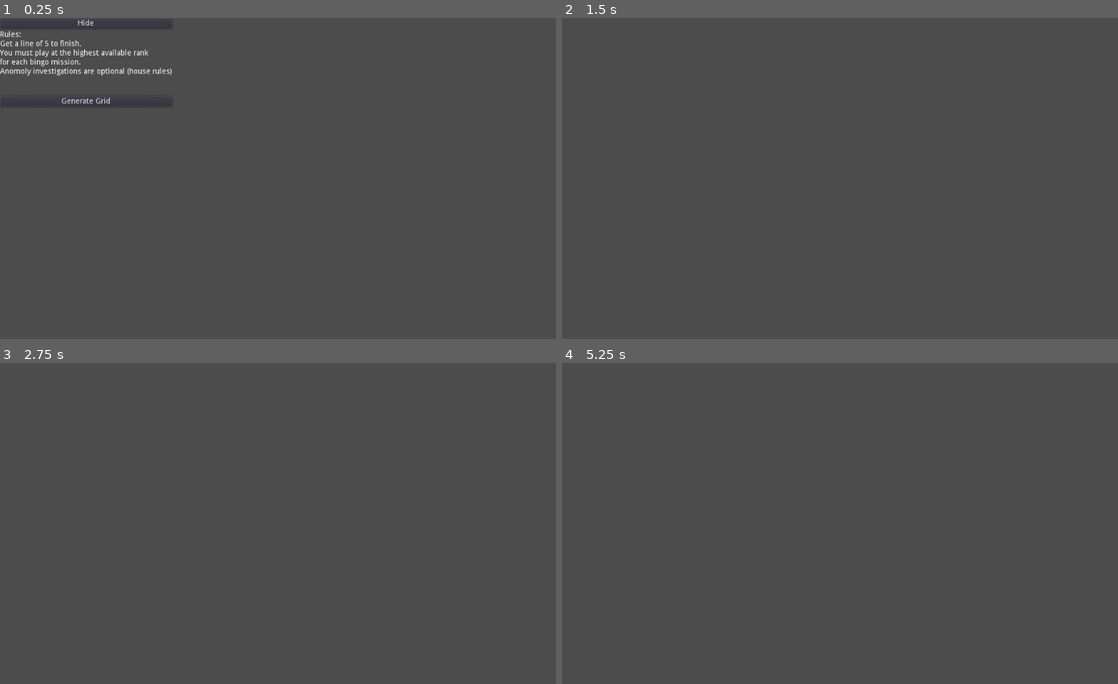
Above: before the commit, frames 1-4 (two rows, left to right).
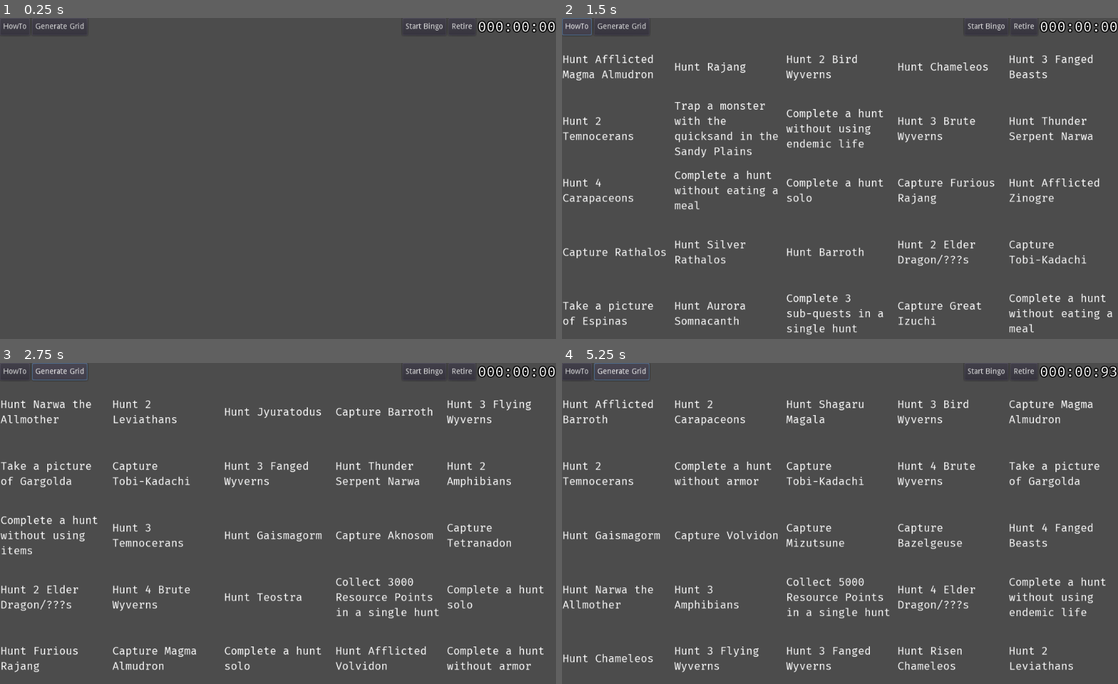
Above: after the commit, the same moments.

Repository: JCasera/MHR-Bingo
Game: Godot game, scene res://Window.tscn
Same seed, same stepped clock (60 frames per second), same inputs: the game is played once before the commit and once after it.
Inputs (mouse positions are in pixels of both pictures, inside the frame that each line leads up to):
- Up to frame 1 (0.25 s): no input
- Up to frame 2 (1.5 s): click (645, 24) at 0.5 s, where only the run before the commit has a clickable "Hide"; click (578, 27) at 1.25 s, where only the run after the commit has a clickable "HowTo"
- Up to frame 3 (2.75 s): click (61, 372) at 2 s, where only the run after the commit has a clickable "Generate Grid"
- Up to frame 4 (5.25 s): click (1023, 372) at 2.75 s, where only the run after the commit has a clickable "Retire"; click (984, 372) at 3.5 s, where only the run after the commit has a clickable "Start Bingo"; click (984, 372) at 4.25 s, where only the run after the commit has a clickable "Start Bingo"; click (623, 372) at 5 s, where only the run after the commit has a clickable "Generate Grid"

The runs differ from the first frame. In frame 1, 1.5% of the frame differs, in the area x 0-100%, y 0-27%; in frame 2, 7.1%, in the area x 0-100%, y 0-99%; in frame 3, 6.5%; in frame 4, 6.6%.

Commit message:
Added timer and moved menu to be a top bar

Diff:
--- /dev/null
+++ b/TimerContainer.gd
@@ -0,0 +1,32 @@
+extends HBoxContainer
+
+onready var clock = $Timer
+
+var timer_on = false
+
+var minutes = 0
+var seconds = 0
+var millies = 0
+
+func _physics_process(delta):
+	if timer_on:
+		millies += delta * 100
+		if millies > 100:
+			millies -= 100
+			seconds += 1
+			if seconds > 59:
+				seconds = 0
+				minutes += 1
+
+	clock.text = str("%03d:%02d:%02d" % [minutes, seconds, millies])
+
+
+func _on_Start_pressed():
+	minutes = 0
+	seconds = 0
+	millies = 0
+	timer_on = true
+
+func _on_Retire_pressed():
+	timer_on = false
+	clock.text = str("000:00:00")
--- a/Window.gd
+++ b/Window.gd
@@ -1,4 +1,4 @@
-extends HBoxContainer
+extends VBoxContainer
 
 onready var board = $Board
 onready var options = $Options
@@ -99,7 +99,10 @@
 	return mission_list[type][pos]
 
 
-func _on_Button_pressed():
+func _on_HowTo_pressed():
+	pass # Replace with function body.
+
+func _on_Generate_pressed():
 	for i in board.get_children():
 		board.remove_child(i)
 
@@ -116,7 +119,3 @@
 		var l = tile.instance()
 		board.add_child(l)
 		l.update_text(mission_text)
-
-
-func _on_Hide_pressed():
-	options.hide()
--- a/Window.tscn
+++ b/Window.tscn
@@ -1,8 +1,16 @@
-[gd_scene load_steps=2 format=2]
+[gd_scene load_steps=5 format=2]
 
 [ext_resource path="res://Window.gd" type="Script" id=1]
+[ext_resource path="res://FiraMono-Regular.ttf" type="DynamicFontData" id=2]
+[ext_resource path="res://TimerContainer.gd" type="Script" id=3]
 
-[node name="Window" type="HBoxContainer"]
+[sub_resource type="DynamicFont" id=1]
+size = 26
+outline_size = 2
+outline_color = Color( 0, 0, 0, 1 )
+font_data = ExtResource( 2 )
+
+[node name="Window" type="VBoxContainer"]
 anchor_right = 1.0
 anchor_bottom = 1.0
 script = ExtResource( 1 )
@@ -10,35 +18,50 @@
 "_edit_use_anchors_": false
 }
 
-[node name="Options" type="VBoxContainer" parent="."]
-margin_right = 317.0
-margin_bottom = 600.0
+[node name="Options" type="HBoxContainer" parent="."]
+margin_right = 1024.0
+margin_bottom = 32.0
 
-[node name="Hide" type="Button" parent="Options"]
-margin_right = 317.0
-margin_bottom = 20.0
-text = "Hide"
-
-[node name="Label" type="Label" parent="Options"]
-margin_top = 24.0
-margin_right = 317.0
-margin_bottom = 140.0
-text = "Rules:
-Get a line of 5 to finish.
-You must play at the highest available rank
-for each bingo mission.
-Anomoly investigations are optional (house rules)
-
-"
+[node name="HowTo" type="Button" parent="Options"]
+margin_right = 55.0
+margin_bottom = 32.0
+text = "HowTo"
 
 [node name="Generate" type="Button" parent="Options"]
-margin_top = 144.0
-margin_right = 317.0
-margin_bottom = 164.0
+margin_left = 59.0
+margin_right = 161.0
+margin_bottom = 32.0
 text = "Generate Grid"
 
+[node name="TimerContainer" type="HBoxContainer" parent="Options"]
+margin_left = 757.0
+margin_right = 1024.0
+margin_bottom = 32.0
+size_flags_horizontal = 10
+script = ExtResource( 3 )
+
+[node name="Start" type="Button" parent="Options/TimerContainer"]
+margin_right = 81.0
+margin_bottom = 32.0
+text = "Start Bingo"
+
+[node name="Retire" type="Button" parent="Options/TimerContainer"]
+margin_left = 85.0
+margin_right = 135.0
+margin_bottom = 32.0
+size_flags_horizontal = 8
+text = "Retire"
+
+[node name="Timer" type="Label" parent="Options/TimerContainer"]
+margin_left = 139.0
+margin_right = 267.0
+margin_bottom = 32.0
+size_flags_horizontal = 8
+custom_fonts/font = SubResource( 1 )
+text = "00:00:00"
+
 [node name="Board" type="GridContainer" parent="."]
-margin_left = 321.0
+margin_top = 36.0
 margin_right = 1024.0
 margin_bottom = 600.0
 mouse_filter = 2
@@ -46,5 +69,7 @@
 size_flags_vertical = 3
 columns = 5
 
-[connection signal="pressed" from="Options/Hide" to="." method="_on_Hide_pressed"]
-[connection signal="pressed" from="Options/Generate" to="." method="_on_Button_pressed"]
+[connection signal="pressed" from="Options/HowTo" to="." method="_on_HowTo_pressed"]
+[connection signal="pressed" from="Options/Generate" to="." method="_on_Generate_pressed"]
+[connection signal="pressed" from="Options/TimerContainer/Start" to="Options/TimerContainer" method="_on_Start_pressed"]
+[connection signal="pressed" from="Options/TimerContainer/Retire" to="Options/TimerContainer" method="_on_Retire_pressed"]
Not shown, changed: .mono/metadata/ide_messaging_meta.txt
